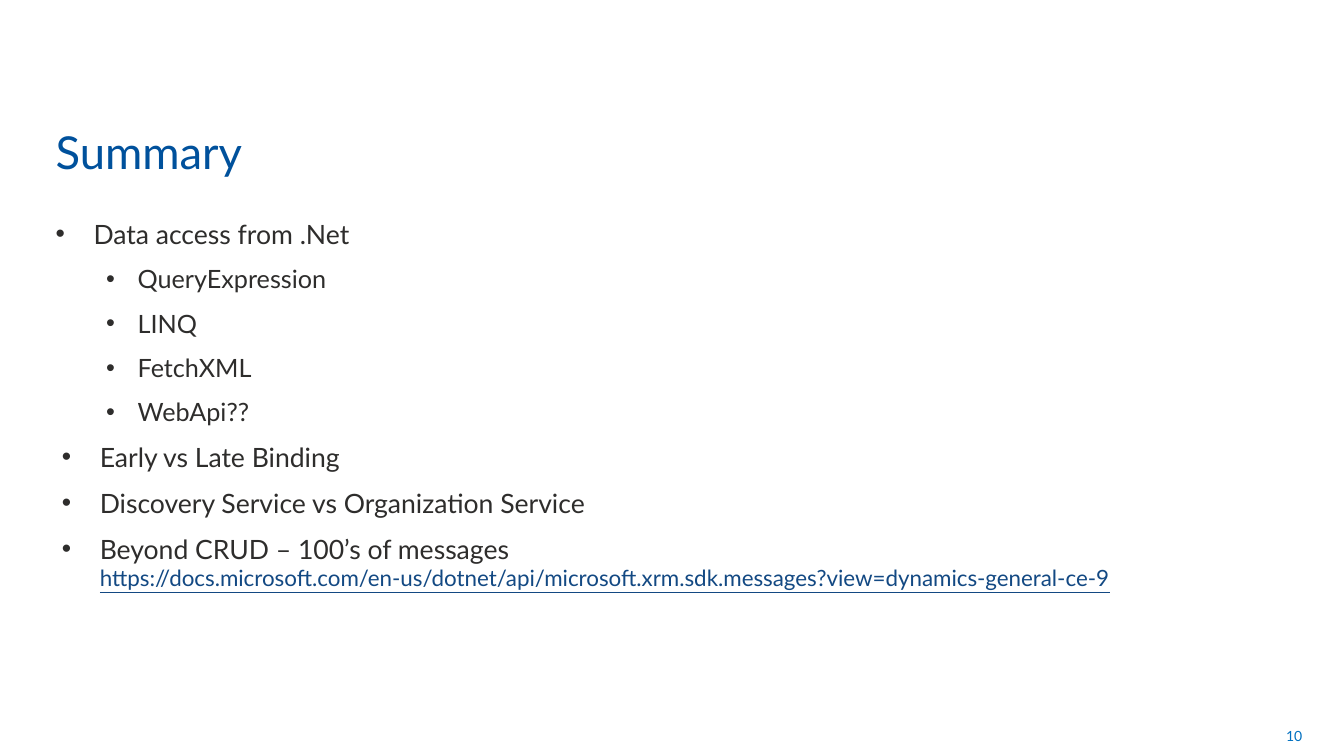
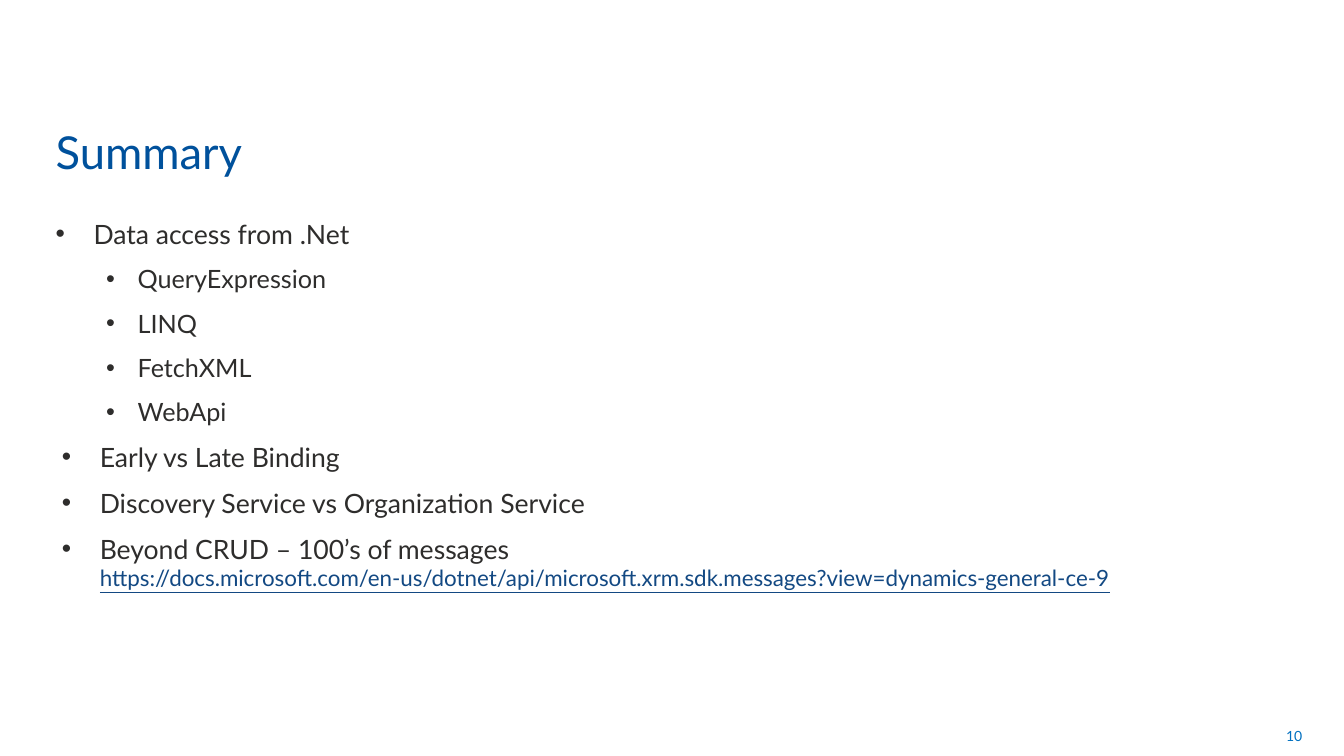
Before and after one commit to rogerhillgsy/CRMTraining, a slide deck: slide 10 of Documents/QA Powerpoints/Module 10.pptx. Drawn at 1344x756 pixels with LibreOffice and Linux fonts; fonts in the diff are those of the drawing. Boxes give left, top, right and bottom in pixels: in the first picture for what was removed or moved away, otherwise in the second. Text is boxed around its words. In the diff, an @@ line names an element or a change of style, - is before the commit and + after.

```diff
--- a/Documents/QA Powerpoints/Module 10.pptx
+++ b/Documents/QA Powerpoints/Module 10.pptx
@@ text at <box>138,402,227,426</box>: text changed @@
-  • WebApi??
+  • WebApi
```
Also in this commit, not shown: 2 other slides changed, 1 slide added, 2 other files.
